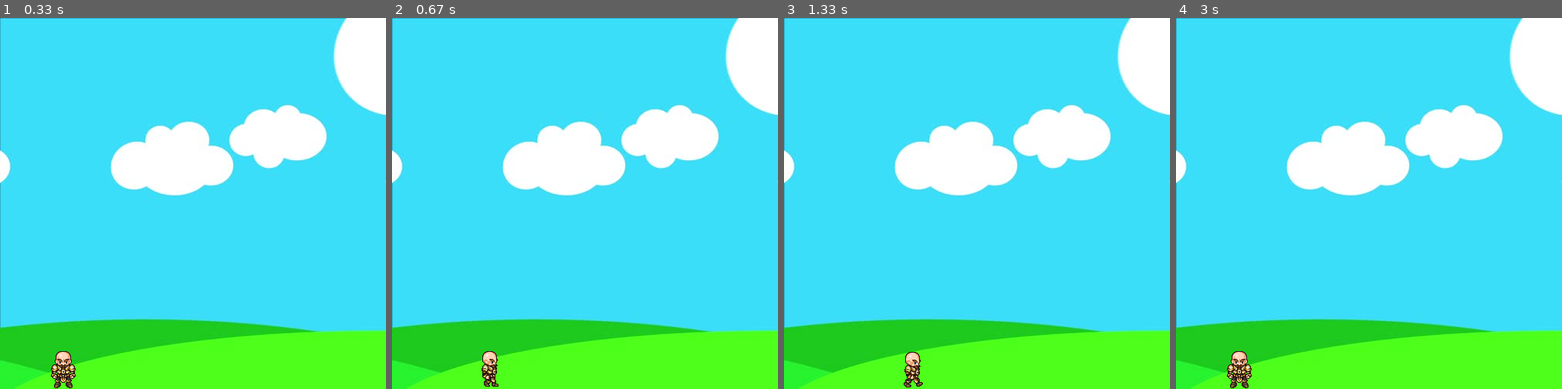
Above: before the commit, frames 1-4 (left to right).
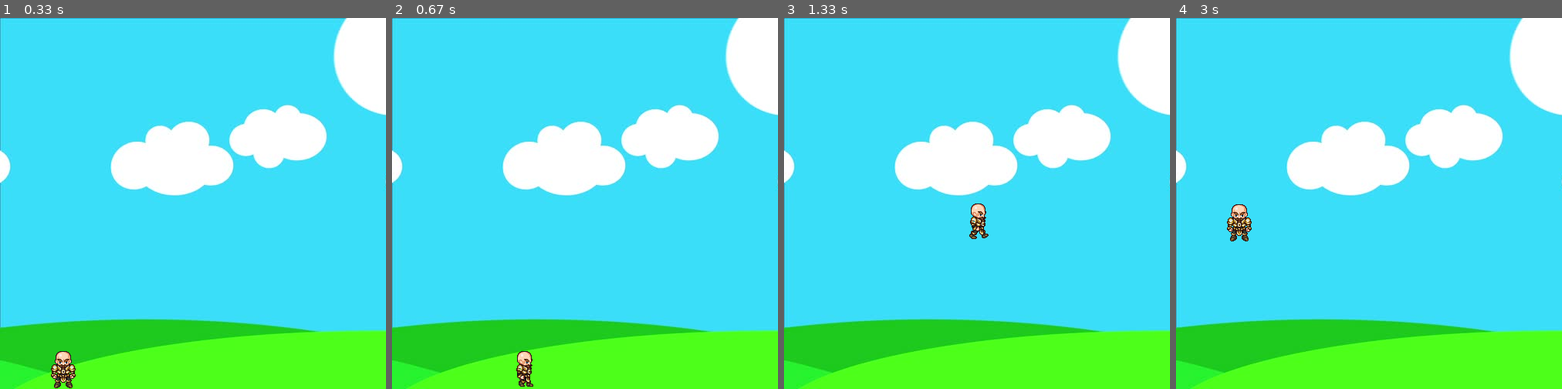
Above: after the commit, the same moments.

Repository: zhandavidz/practice-pygame
Game: pygame game, started from tutorial.py
Same seed, same stepped clock (60 frames per second), same inputs: the game is played once before the commit and once after it.
Inputs:
- Up to frame 1 (0.33 s): no input
- Up to frame 2 (0.67 s): hold Right from 0.33 s (still down)
- Up to frame 3 (1.33 s): release Right at 0.8 s; hold Up 0.83-1.13 s; hold Right from 1.17 s (still down)
- Up to frame 4 (3 s): release Right at 1.63 s; hold Left 1.67-2.2 s; hold Left 2.23-2.63 s; hold Up from 2.67 s (still down)

Frame 1 is identical in both runs. In frame 2, 0.7% of the frame differs, in the area x 23-37%, y 89-100%; in frame 3, 0.7%; in frame 4, 0.9%, in the area x 13-20%, y 50-100%.

Commit message:
rename the tutorial.py file (no actual changes in code)

Diff:
--- a/tutorial1.py
+++ b/tutorial.py
@@ -20,7 +20,7 @@
 height = 64
 x = 50
 y = screen_height - height
-vel = 5
+vel = 10
 
 isJump = False
 jumpCount = 10
@@ -71,7 +71,7 @@
         walkCount = 0
 
     if not isJump:
-        if keys[pygame.K_SPACE]:
+        if keys[pygame.K_UP]:
             isJump = True
             right = False
             left = False
